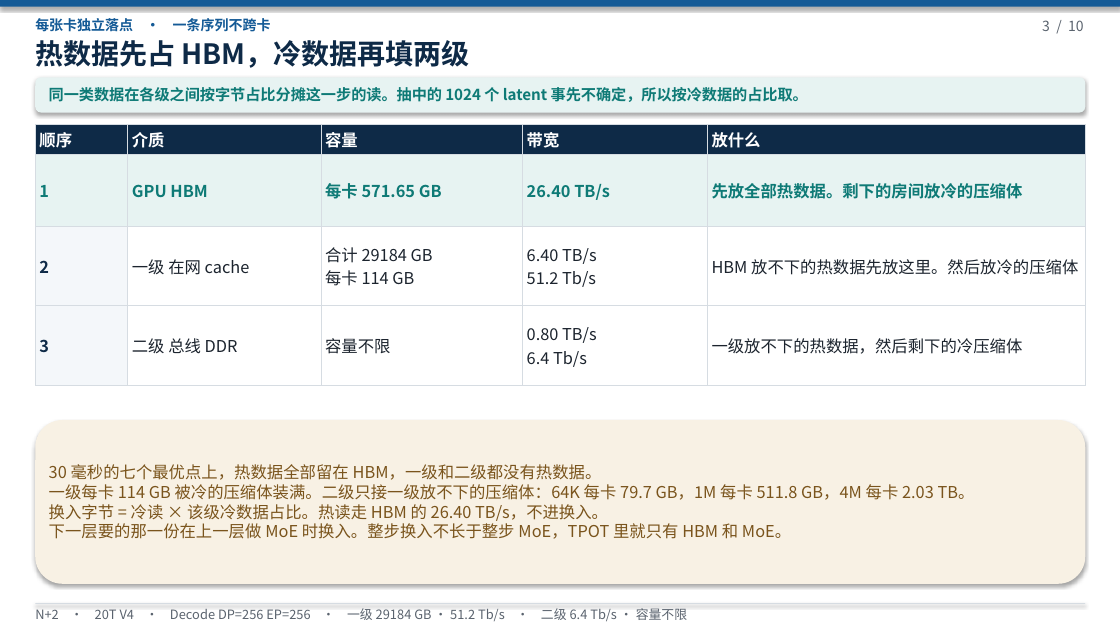
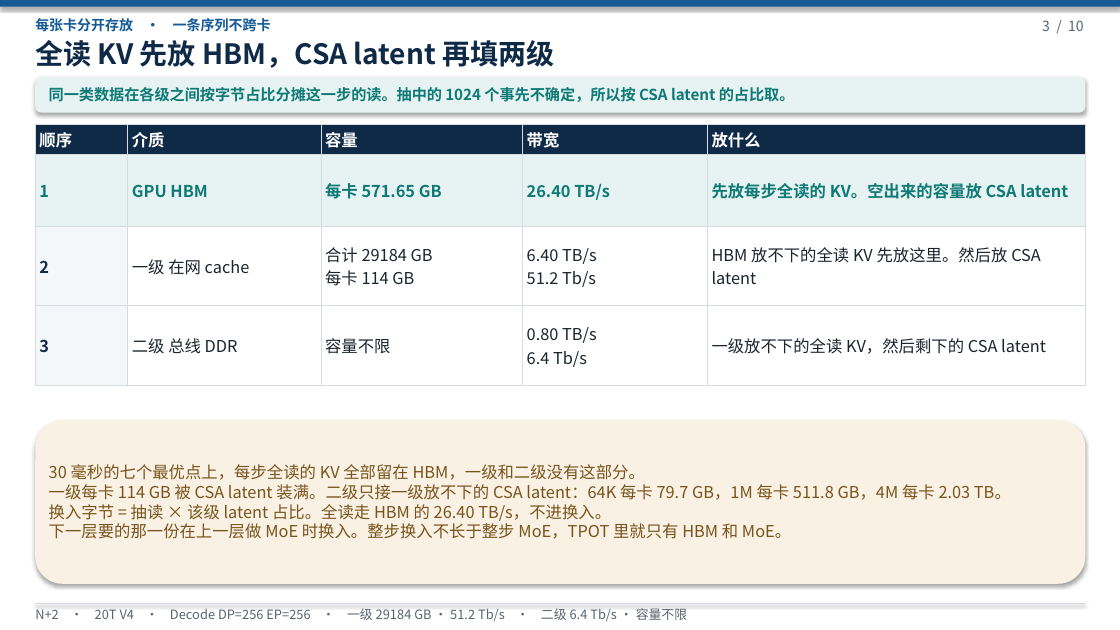
Before and after one commit to 69515164-rgb/UCL-MPComm, a slide deck: slide 3 of docs/N+2-20T-V4-两级池.pptx. Drawn at 1120x630 pixels with LibreOffice and Linux fonts; fonts in the diff are those of the drawing. Boxes give left, top, right and bottom in pixels: in the first picture for what was removed or moved away, otherwise in the second. Text is boxed around its words. In the diff, an @@ line names an element or a change of style, - is before the commit and + after.

```diff
--- a/docs/N+2-20T-V4-两级池.pptx
+++ b/docs/N+2-20T-V4-两级池.pptx
@@ text at (35,18,271,32): text changed @@
-每张卡独立落点 · 一条序列不跨卡
+每张卡分开存放 · 一条序列不跨卡
@@ text at (35,40,554,68): text changed @@
-热数据先占 HBM，冷数据再填两级
+全读 KV 先放 HBM，CSA latent 再填两级
@@ text at (49,87,795,102): text changed @@
-同一类数据在各级之间按字节占比分摊这一步的读。抽中的 1024 个 latent 事先不确定，所以按冷数据的占比取。
+同一类数据在各级之间按字节占比分摊这一步的读。抽中的 1024 个事先不确定，所以按 CSA latent 的占比取。
@@ table at (35,124,1086,386) @@
-row 2, column 5: 先放全部热数据。剩下的房间放冷的压缩体
+row 2, column 5: 先放每步全读的 KV。空出来的容量放 CSA latent
-row 3, column 5: HBM 放不下的热数据先放这里。然后放冷的压缩体
+row 3, column 5: HBM 放不下的全读 KV 先放这里。然后放 CSA latent
-row 4, column 5: 一级放不下的热数据，然后剩下的冷压缩体
+row 4, column 5: 一级放不下的全读 KV，然后剩下的 CSA latent
@@ text at (49,464,1011,521): text changed @@
-30 毫秒的七个最优点上，热数据全部留在 HBM，一级和二级都没有热数据。
-一级每卡 114 GB 被冷的压缩体装满。二级只接一级放不下的压缩体：64K 每卡 79.7 GB，1M 每卡 511.8 GB，4M 每卡 2.03 TB。
-换入字节 = 冷读 × 该级冷数据占比。热读走 HBM 的 26.40 TB/s，不进换入。
+30 毫秒的七个最优点上，每步全读的 KV 全部留在 HBM，一级和二级没有这部分。
+一级每卡 114 GB 被 CSA latent 装满。二级只接一级放不下的 CSA latent：64K 每卡 79.7 GB，1M 每卡 511.8 GB，4M 每卡 2.03 TB。
+换入字节 = 抽读 × 该级 latent 占比。全读走 HBM 的 26.40 TB/s，不进换入。
```
Also in this commit, not shown: 8 other slides changed, 1 other file.
